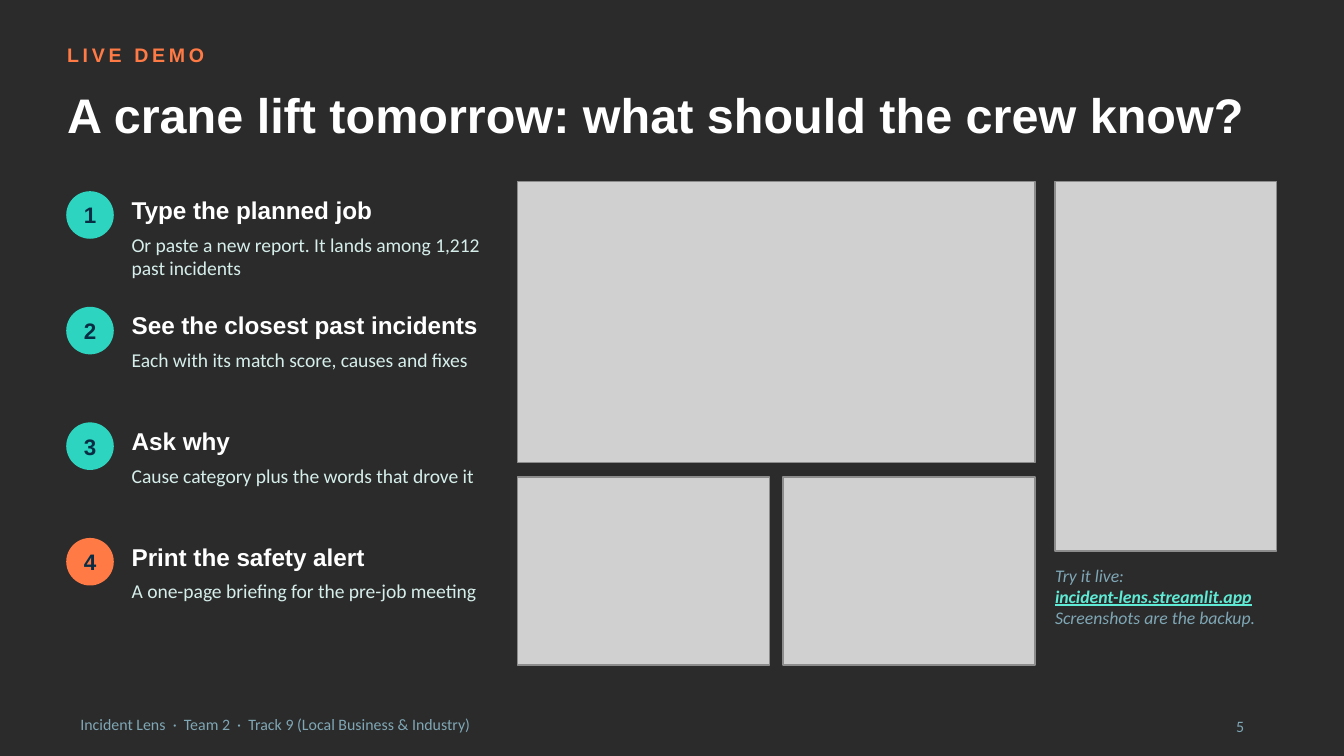
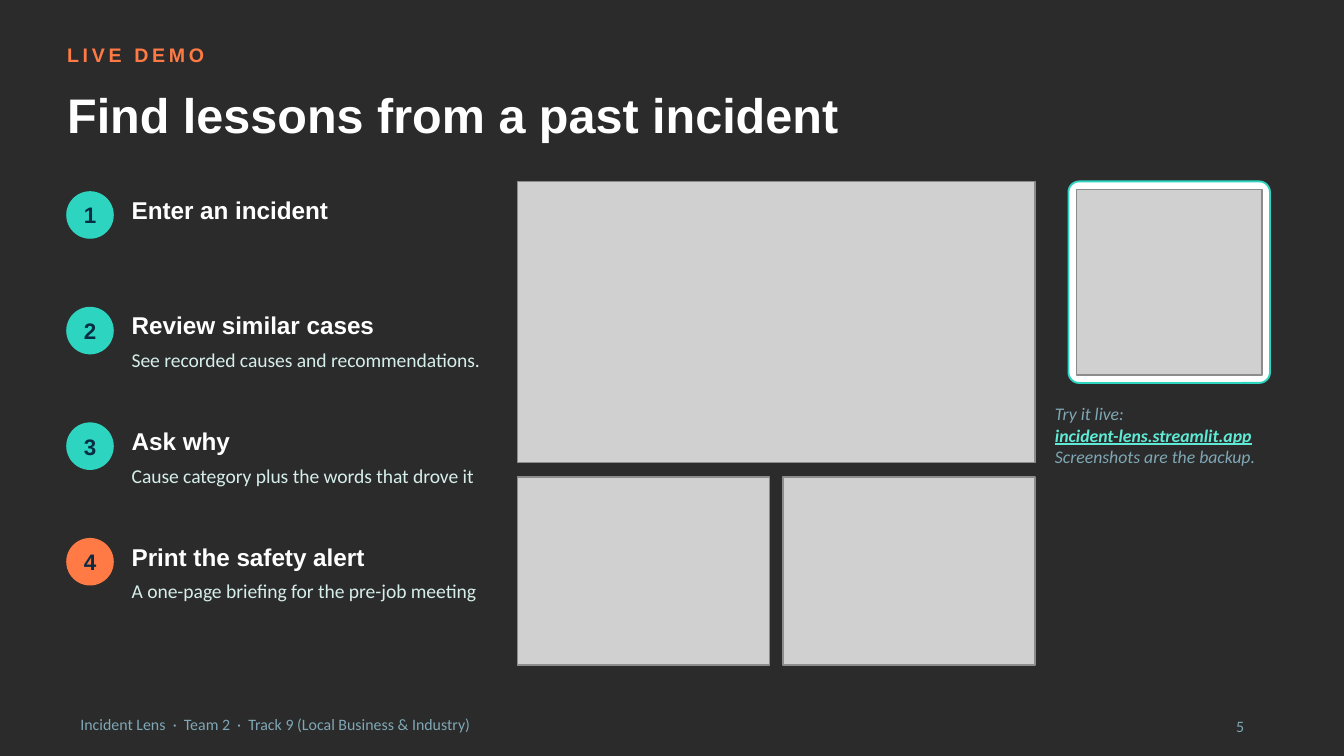
Before and after one commit to Epinore/incident-lens, a slide deck: slide 5 of slides/Team 2 slides.pptx. Drawn at 1344x756 pixels with LibreOffice and Linux fonts; fonts in the diff are those of the drawing; grey boxes stand for pictures; background and template pictures are left out; a plain dark background stands for a picture behind light text. Boxes give left, top, right and bottom in pixels: in the first picture for what was removed or moved away, otherwise in the second. Text is boxed around its words. In the diff, an @@ line names an element or a change of style, - is before the commit and + after.

```diff
--- a/slides/Team 2 slides.pptx
+++ b/slides/Team 2 slides.pptx
@@ text at bbox=[67, 98, 838, 143]: text changed @@
-A crane lift tomorrow: what should the crew know?
+Find lessons from a past incident
@@ text at bbox=[132, 201, 328, 220]: text changed @@
-Type the planned job
+Enter an incident
@@ picture removed at bbox=[1055, 181, 1277, 551] @@
@@ rounded rectangle added at bbox=[1068, 181, 1270, 383], fill #FFFFFF, outline #2DD4BF 1 pt @@
@@ picture added at bbox=[1077, 190, 1262, 375] @@
@@ text removed at bbox=[132, 238, 479, 278] @@
-Or paste a new report. It lands among 1,212 past incidents
@@ text at bbox=[132, 316, 374, 335]: text changed @@
-See the closest past incidents
+Review similar cases
@@ text at bbox=[132, 353, 480, 367]: text changed @@
-Each with its match score, causes and fixes
+See recorded causes and recommendations.
@@ text "Try it live:": place and size @@
-text "Try it live:" at bbox=[1055, 569, 1255, 627]
+text "Try it live:" at bbox=[1055, 407, 1255, 466]
```
Also in this commit, not shown: 5 other slides changed, 1 other file.
